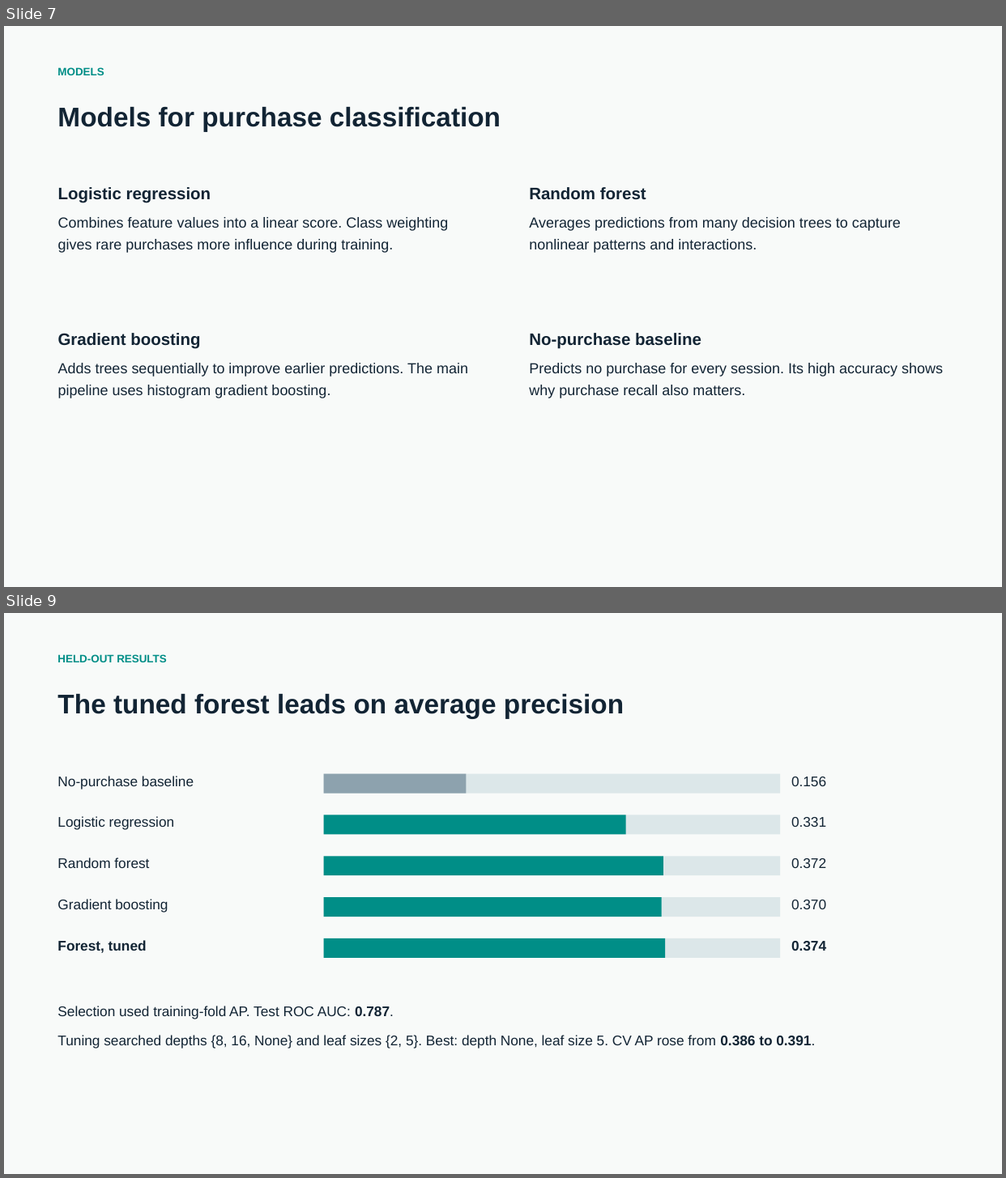
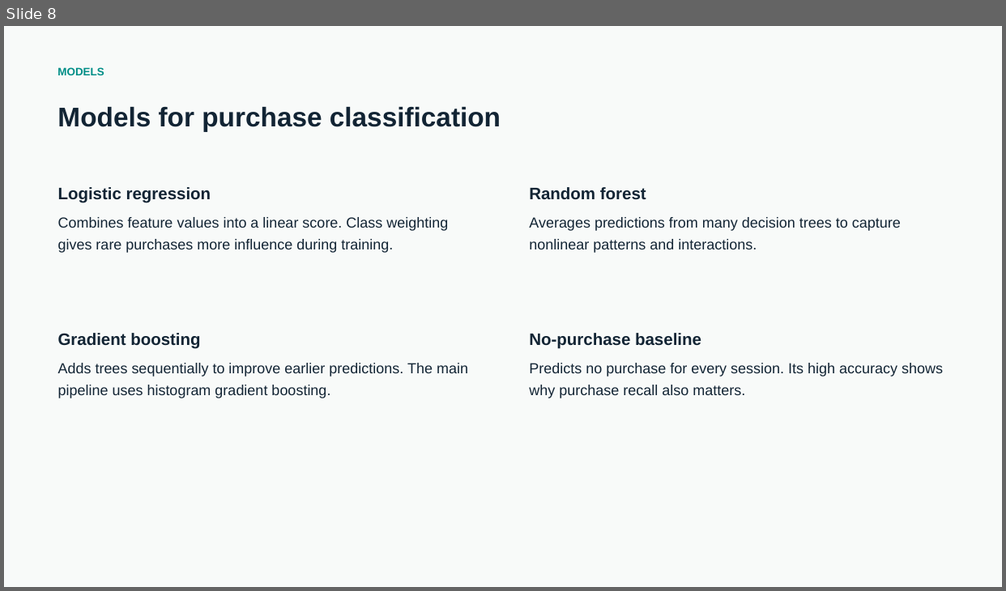
Before and after one commit to Kantheedeth/Project, a slide deck: SessionSignal.pptx. Shown one above the other, each under a label of ours: slides 7 and 9 before the commit, slide 8 after it; the slides between them are not shown. The pictures are 1006x1178 and 1006x591 pixels, drawn with LibreOffice and Linux fonts; fonts in the diff are those of the drawing. Boxes give left, top, right and bottom in pixels: in the first picture for what was removed or moved away, otherwise in the second. Text is boxed around its words. In the diff, an @@ line names an element or a change of style, - is before the commit and + after.

```diff
--- a/SessionSignal.pptx
+++ b/SessionSignal.pptx
@@ slide 9 removed at (x1=4, y1=613, x2=1002, y2=1174), background #F8FAF9 @@
@@ text removed at (x1=57, y1=654, x2=166, y2=662) @@
-HELD-OUT RESULTS
@@ text removed at (x1=57, y1=694, x2=624, y2=718) @@
-The tuned forest leads on average precision
@@ text removed at (x1=57, y1=776, x2=194, y2=789) @@
-No-purchase baseline
@@ rectangle removed at (x1=324, y1=774, x2=780, y2=794) @@
@@ rectangle removed at (x1=324, y1=774, x2=466, y2=794) @@
@@ text removed at (x1=791, y1=777, x2=826, y2=786) @@
-0.156
@@ text removed at (x1=57, y1=816, x2=175, y2=830) @@
-Logistic regression
@@ rectangle removed at (x1=324, y1=815, x2=780, y2=835) @@
@@ rectangle removed at (x1=324, y1=815, x2=626, y2=835) @@
@@ text removed at (x1=791, y1=817, x2=826, y2=827) @@
-0.331
@@ text removed at (x1=57, y1=858, x2=149, y2=868) @@
-Random forest
@@ rectangle removed at (x1=324, y1=856, x2=780, y2=875) @@
@@ rectangle removed at (x1=324, y1=856, x2=663, y2=875) @@
@@ text removed at (x1=791, y1=858, x2=826, y2=868) @@
-0.372
@@ text removed at (x1=57, y1=899, x2=168, y2=913) @@
-Gradient boosting
@@ rectangle removed at (x1=324, y1=897, x2=780, y2=917) @@
@@ rectangle removed at (x1=324, y1=897, x2=661, y2=917) @@
@@ text removed at (x1=791, y1=900, x2=826, y2=909) @@
-0.370
@@ text removed at (x1=57, y1=940, x2=147, y2=953) @@
-Forest, tuned
@@ rectangle removed at (x1=324, y1=939, x2=780, y2=958) @@
@@ rectangle removed at (x1=324, y1=939, x2=665, y2=958) @@
@@ text removed at (x1=791, y1=941, x2=826, y2=951) @@
-0.374
@@ text removed at (x1=57, y1=1006, x2=815, y2=1049) @@
-Selection used training-fold AP. Test ROC AUC: 0.787.
-Tuning searched depths {8, 16, None} and leaf sizes {2, 5}. Best: depth None, leaf size 5. CV AP rose from 0.386 to 0.391.
@@ what was slide 7 is now slide 8 @@
```
Also in this commit, not shown: 3 slides changed, 6 slides added, 3 other slides removed, 14 other files.
